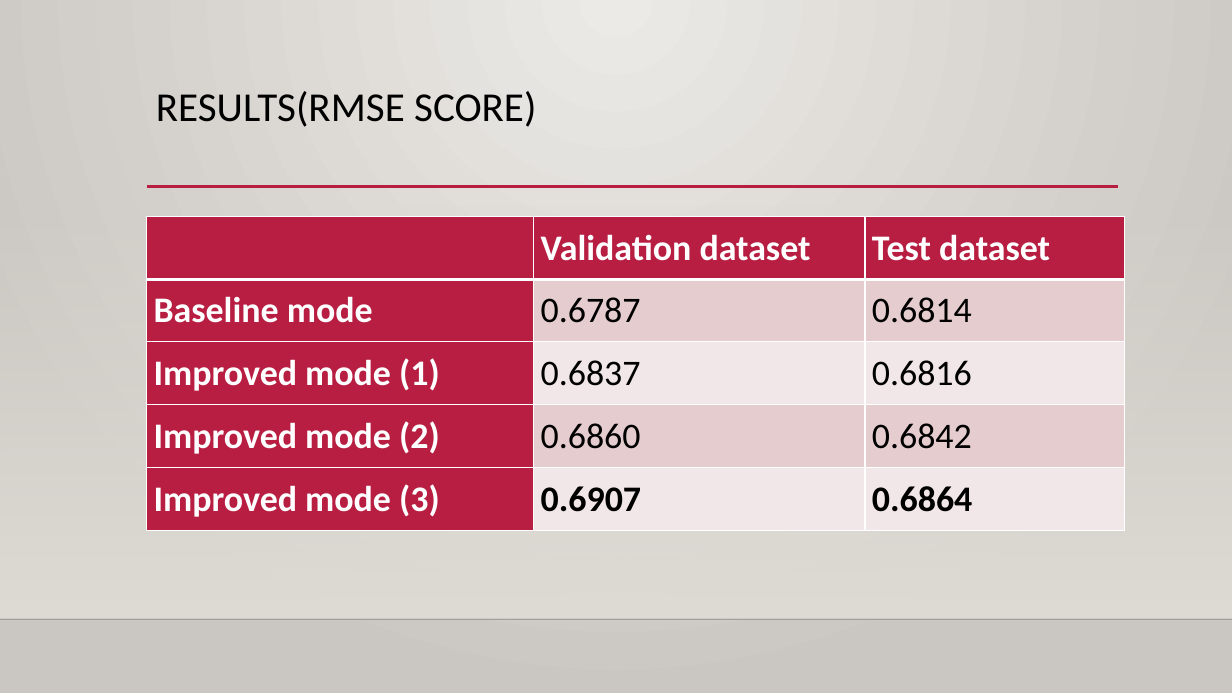
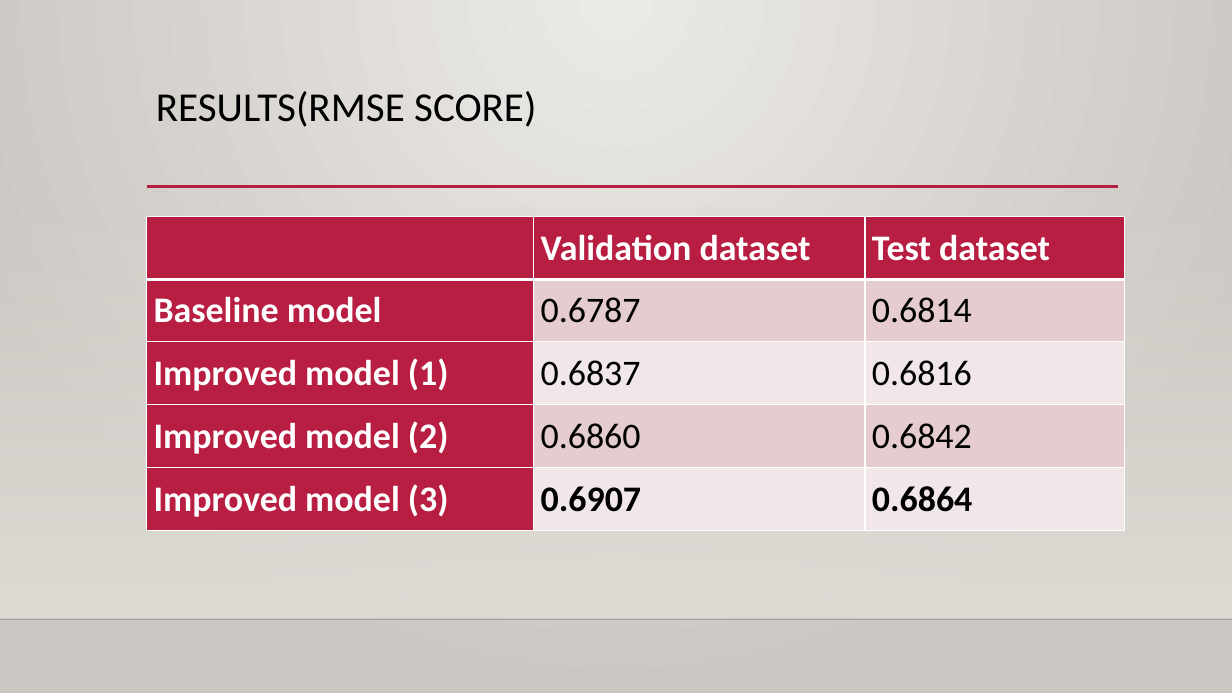
Before and after one commit to ErinYY/IIT-CS584-course-project-script_emotion, a slide deck: slide 10 of CS584_Team39_Presentation1_tjh.pptx (slide 17 before the commit). Drawn at 1232x693 pixels with LibreOffice and Linux fonts; fonts in the diff are those of the drawing; background and template pictures are left out. Boxes give left, top, right and bottom in pixels: in the first picture for what was removed or moved away, otherwise in the second. Text is boxed around its words. In the diff, an @@ line names an element or a change of style, - is before the commit and + after.

```diff
--- a/CS584_Team39_Presentation1_tjh.pptx
+++ b/CS584_Team39_Presentation1_tjh.pptx
@@ table at <box>147,216,1126,530</box> @@
-row 2, column 1: Baseline mode
+row 2, column 1: Baseline model
-row 3, column 1: Improved mode (1)
+row 3, column 1: Improved model (1)
-row 4, column 1: Improved mode (2)
+row 4, column 1: Improved model (2)
-row 5, column 1: Improved mode (3)
+row 5, column 1: Improved model (3)
```
Also in this commit, not shown: 1 slide added, 7 slides removed.
